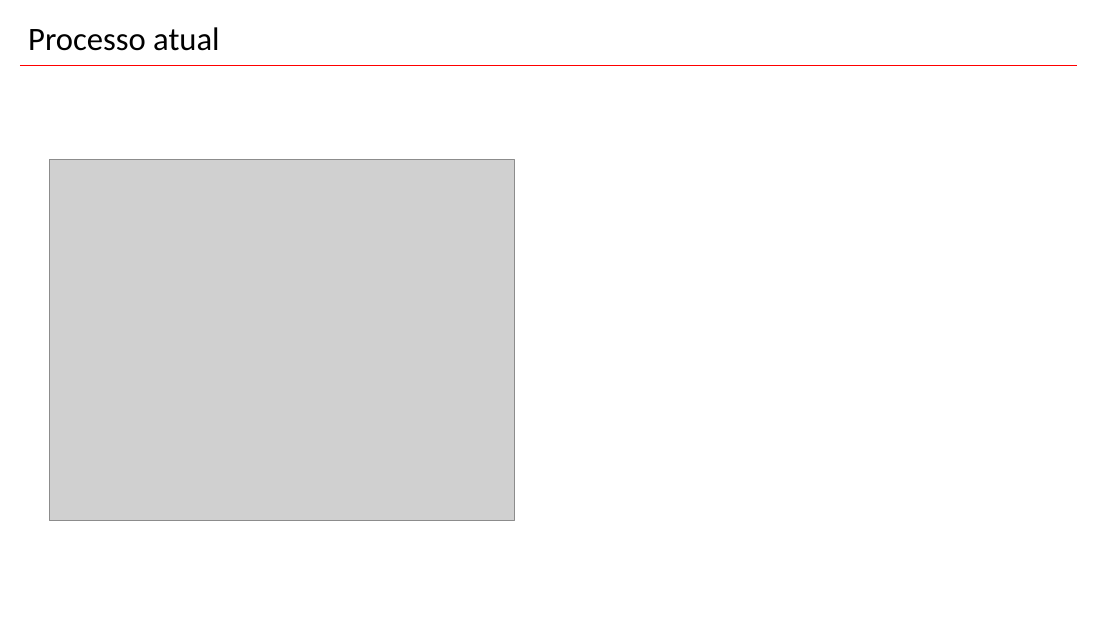
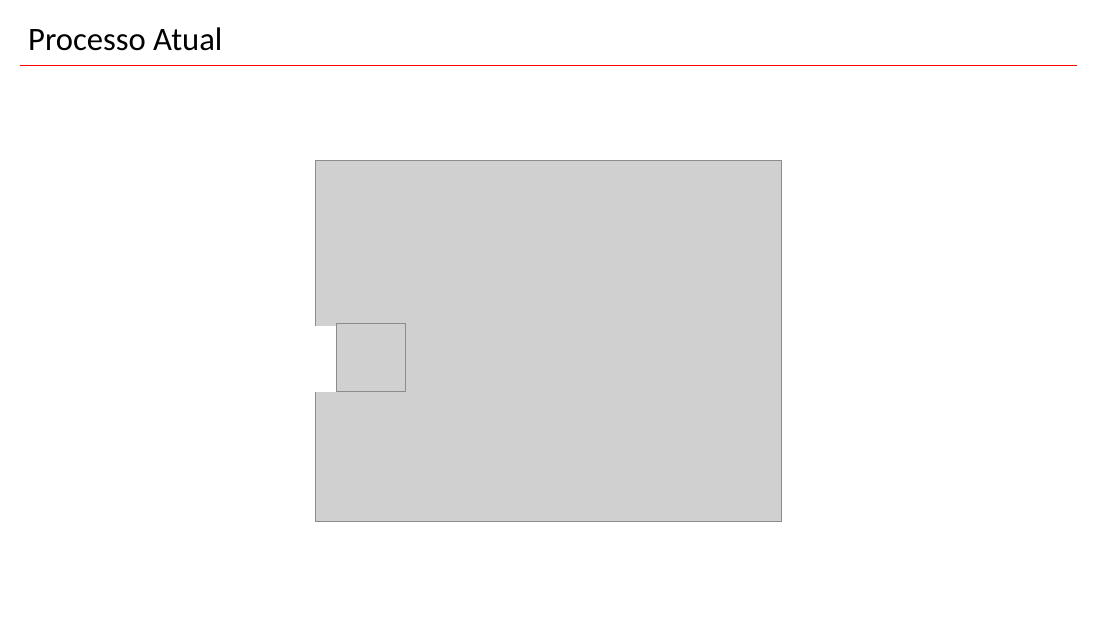
Before and after one commit to leonardocna/Automatizacao, a slide deck: slide 1 of Apresentação Laudo MMSP.pptx. Drawn at 1120x630 pixels with LibreOffice and Linux fonts; fonts in the diff are those of the drawing; grey boxes stand for pictures. Boxes give left, top, right and bottom in pixels: in the first picture for what was removed or moved away, otherwise in the second. Text is boxed around its words. In the diff, an @@ line names an element or a change of style, - is before the commit and + after.

```diff
--- a/Apresentação Laudo MMSP.pptx
+++ b/Apresentação Laudo MMSP.pptx
@@ text at (x1=28, y1=27, x2=222, y2=51): text changed @@
-Processo atual
+Processo Atual
@@ picture moved from (x1=50, y1=160, x2=515, y2=521) to (x1=316, y1=160, x2=781, y2=522) @@
@@ rectangle added at (x1=316, y1=327, x2=404, y2=392), fill #FFFFFF, outline #FFFFFF 1 pt @@
@@ picture added at (x1=336, y1=323, x2=405, y2=392) @@
```
Also in this commit, not shown: 2 other slides changed, 1 slide added, 2 other files.
